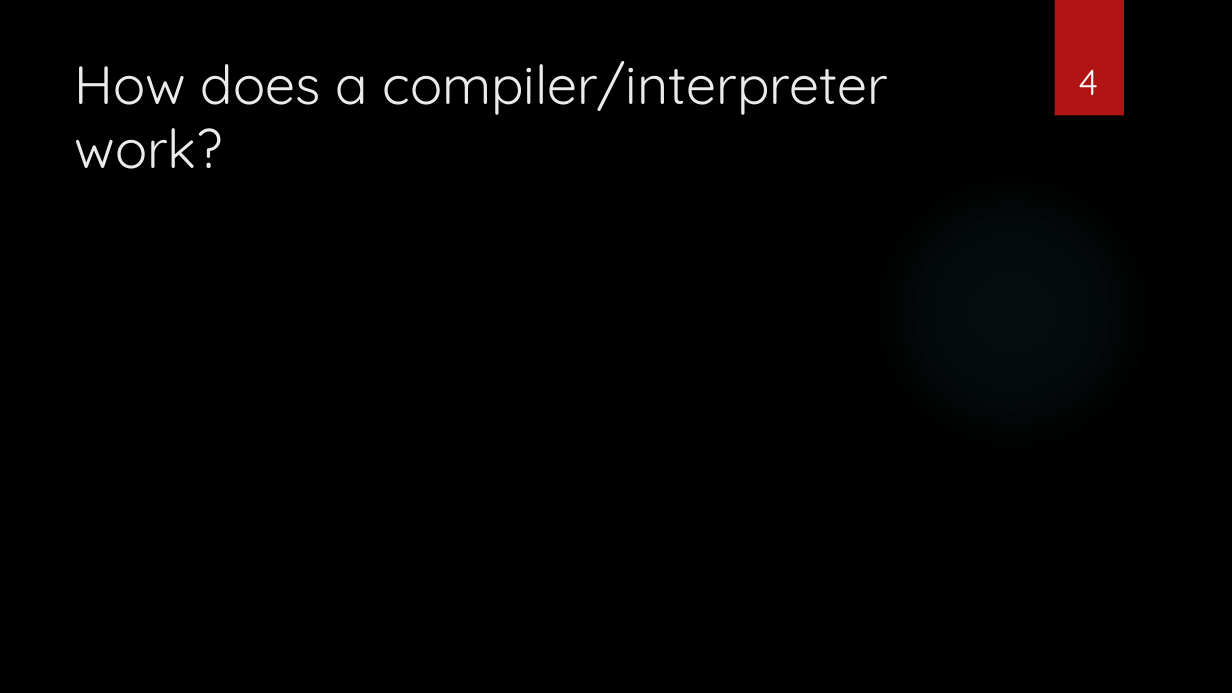
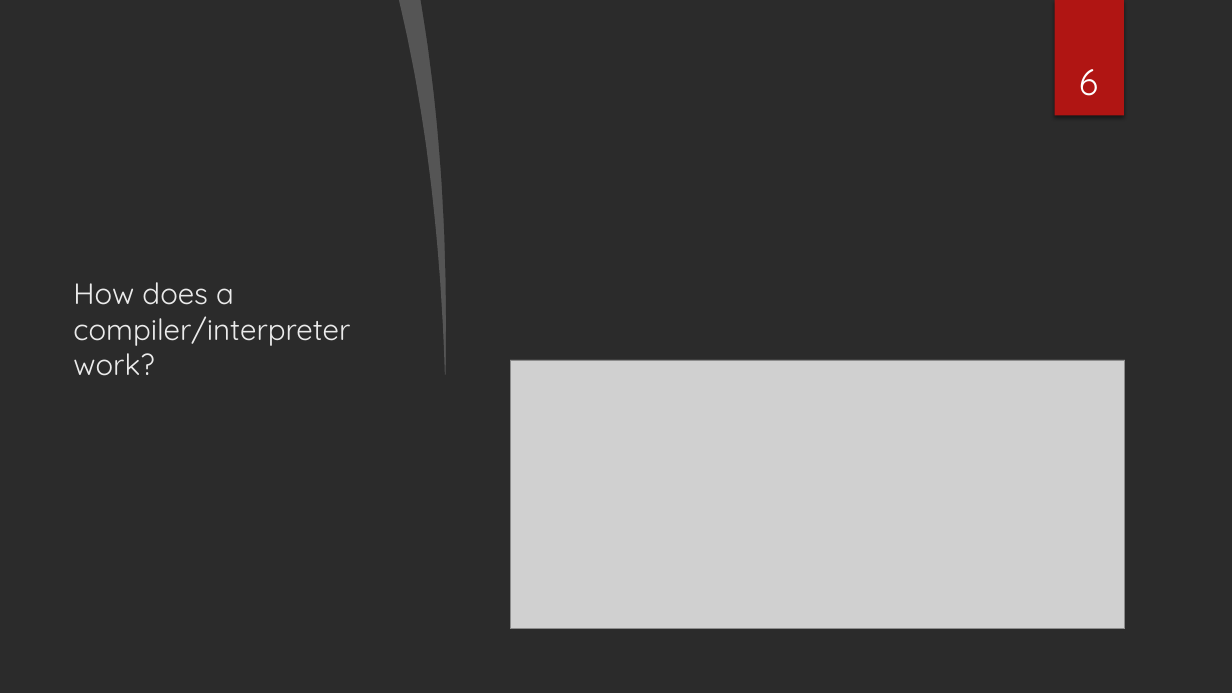
Before and after one commit to sebivenlo/esd-2024-jit-compiler, a slide deck: slide 6 of documents/presentation/presentation jit compiler.pptx (slide 4 before the commit). Drawn at 1232x693 pixels with LibreOffice and Linux fonts; fonts in the diff are those of the drawing; grey boxes stand for pictures; background and template pictures are left out; a plain dark background stands for a picture behind light text. Boxes give left, top, right and bottom in pixels: in the first picture for what was removed or moved away, otherwise in the second. Text is boxed around its words. In the diff, an @@ line names an element or a change of style, - is before the commit and + after.

```diff
--- a/documents/presentation/presentation jit compiler.pptx
+++ b/documents/presentation/presentation jit compiler.pptx
@@ freeform shape added at <box>399,0,456,375</box>, fill #FFFFFF at 20% opacity @@
@@ freeform shape added at <box>421,0,1232,693</box>, fill #FFFFFF @@
@@ rectangle removed at <box>1055,0,1124,116</box> @@
@@ rectangle added at <box>1055,0,1124,116</box>, fill #B01513 @@
@@ title "How does a compiler/interpreter work?": place and size @@
-title "How does a compiler/interpreter work?" at <box>75,61,888,169</box>
+title "How does a compiler/interpreter work?" at <box>73,282,350,376</box>
@@ title "How does a compiler/interpreter work?" at <box>73,282,350,376</box>: size 42 to 23 pt; vertical alignment top to middle @@
@@ page number at <box>1079,69,1098,96</box>: text changed @@
-4
+6
@@ ellipse at <box>870,169,1154,454</box>: fill gradient #50B9C1 to gradient #F3F3F3 @@
@@ picture added at <box>510,360,1125,629</box> @@
```
Also in this commit, not shown: 6 other slides changed, 4 slides added, 4 other files.
